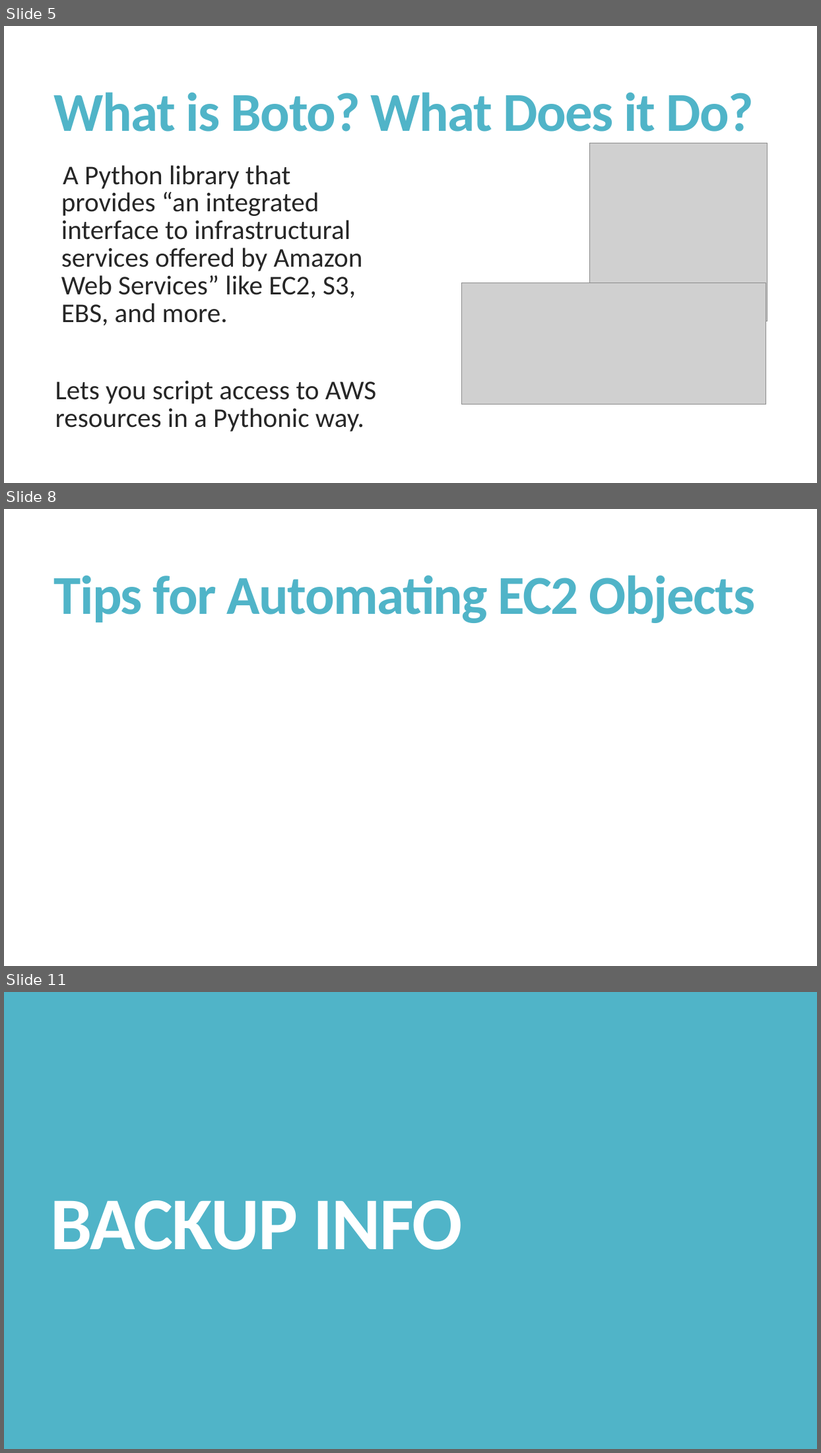
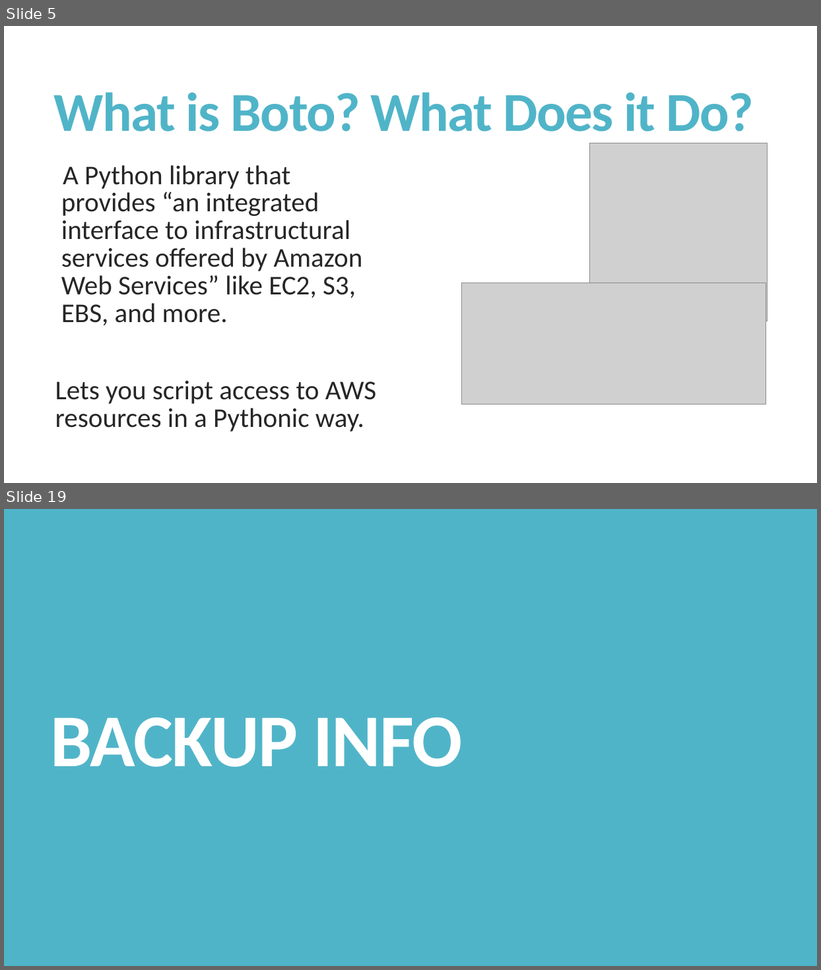
Before and after one commit to managedkaos/aws-scripts, a slide deck: Tips for Automating AWS with Python and Boto.pptx. Shown one above the other, each under a label of ours: slides 5, 8 and 11 before the commit, slides 5 and 19 after it; the slides between them are not shown. The pictures are 821x1453 and 821x970 pixels, drawn with LibreOffice and Linux fonts; fonts in the diff are those of the drawing; grey boxes stand for pictures. Boxes give left, top, right and bottom in pixels: in the first picture for what was removed or moved away, otherwise in the second. Text is boxed around its words. In the diff, an @@ line names an element or a change of style, - is before the commit and + after.

```diff
--- a/Tips for Automating AWS with Python and Boto.pptx
+++ b/Tips for Automating AWS with Python and Boto.pptx
@@ slide 8 removed at box(4, 509, 817, 966), background #FFFFFF @@
@@ title removed at box(54, 575, 756, 623) @@
-Tips for Automating EC2 Objects
@@ what was slide 11 is now slide 19 @@
```
Also in this commit, not shown: 2 slides changed, 15 slides added, 5 other slides removed.
